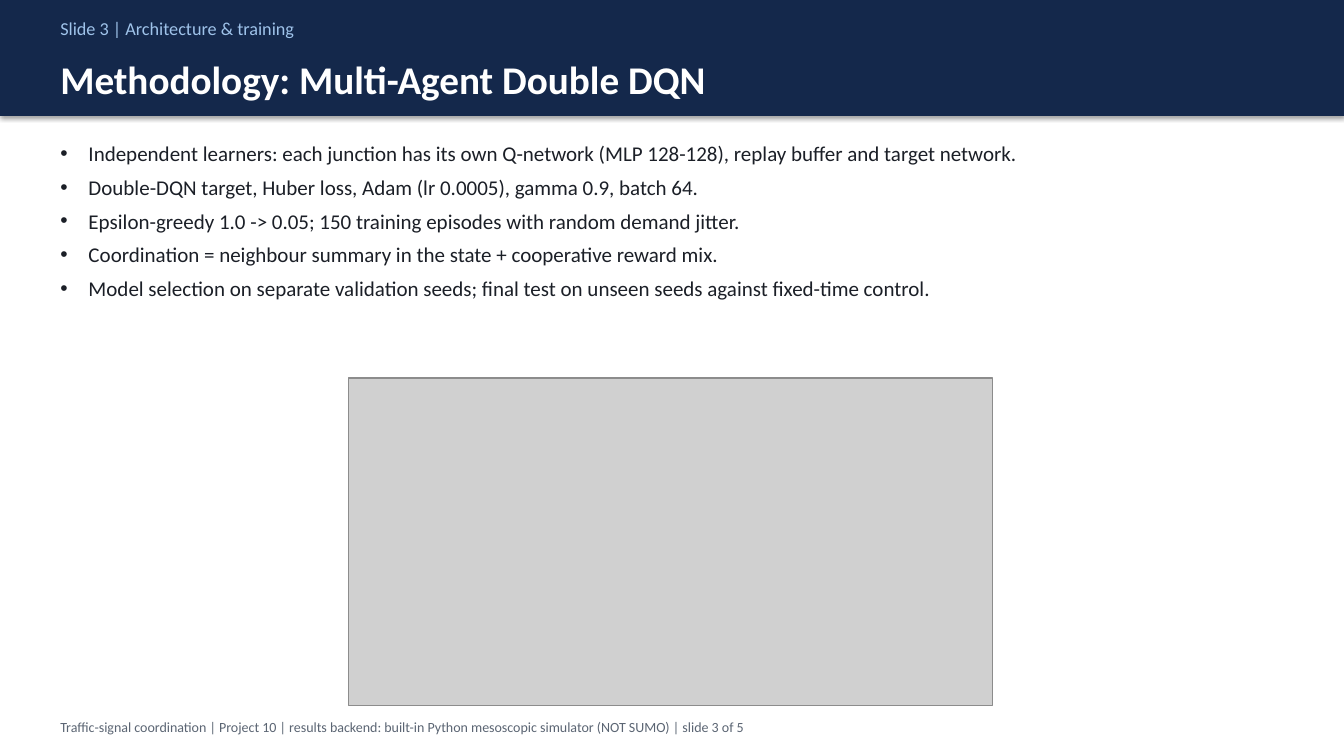
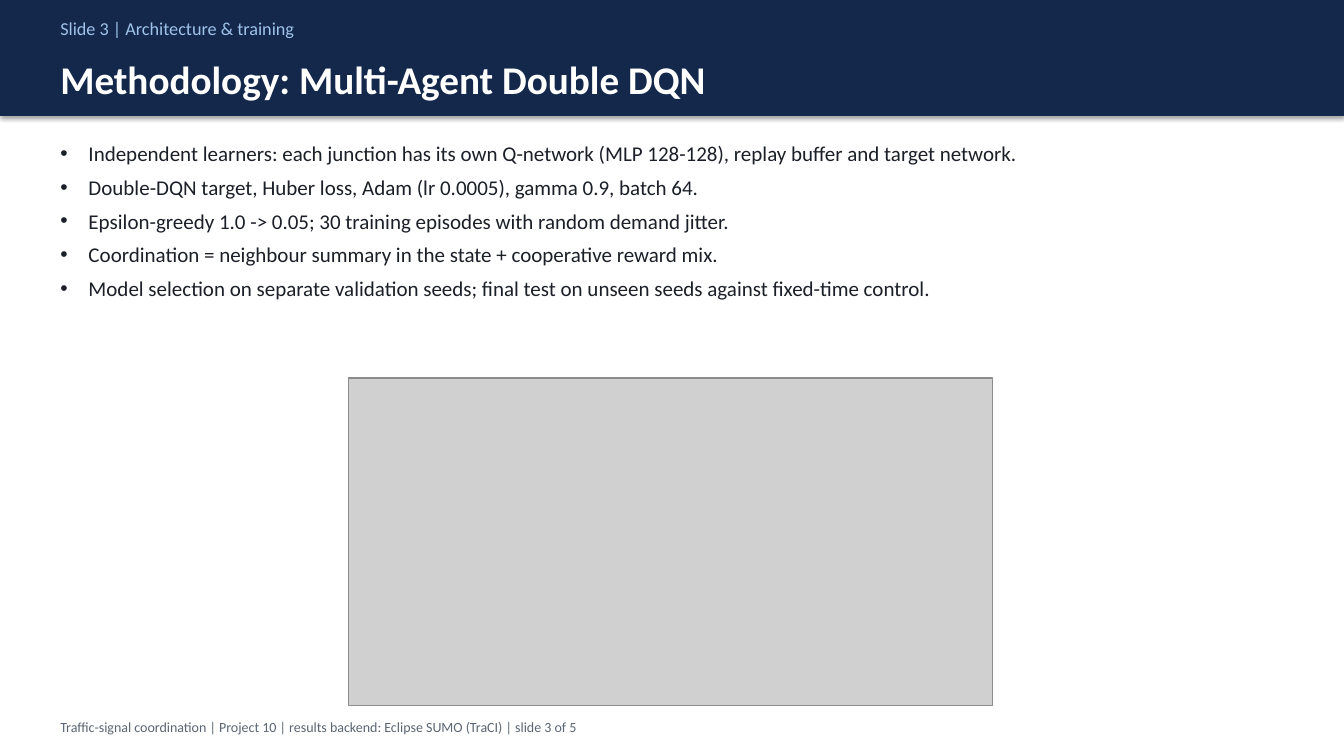
Before and after one commit to sanskrithavaidya/Smart-Traffic-Management-RL, a slide deck: slide 3 of results/Five_Slide_Presentation.pptx. Drawn at 1344x756 pixels with LibreOffice and Linux fonts; fonts in the diff are those of the drawing; grey boxes stand for pictures. Boxes give left, top, right and bottom in pixels: in the first picture for what was removed or moved away, otherwise in the second. Text is boxed around its words. In the diff, an @@ line names an element or a change of style, - is before the commit and + after.

Commit message:
Real SUMO results

```diff
--- a/results/Five_Slide_Presentation.pptx
+++ b/results/Five_Slide_Presentation.pptx
@@ text at box(88, 214, 729, 233): text changed @@
-• Epsilon-greedy 1.0 -> 0.05; 150 training episodes with random demand jitter.
+• Epsilon-greedy 1.0 -> 0.05; 30 training episodes with random demand jitter.
@@ text at box(60, 722, 576, 735): text changed @@
-Traffic-signal coordination | Project 10 | results backend: built-in Python mesoscopic simulator (NOT SUMO) | slide 3 of 5
+Traffic-signal coordination | Project 10 | results backend: Eclipse SUMO (TraCI) | slide 3 of 5
```
Also in this commit, not shown: 4 other slides changed, 20 other files.
